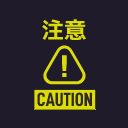
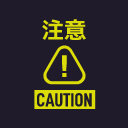
Layer changes from the first 128×128 image to the second:
painted on "注意", masked it over [68, 35, 82, 39]
removed layer "caution" over [37, 92, 92, 107]
